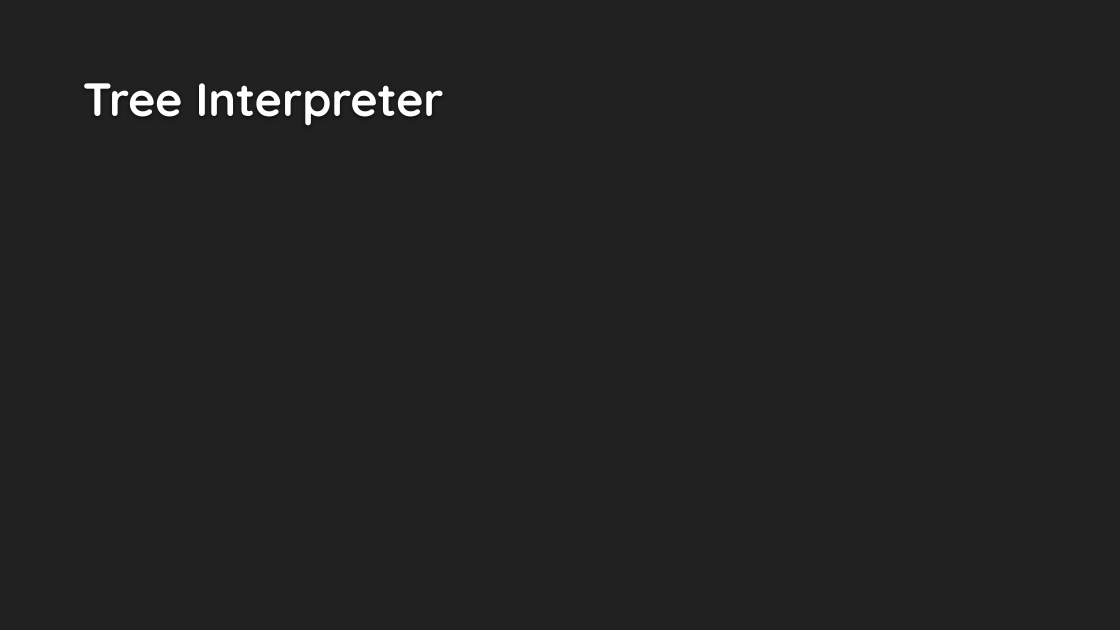
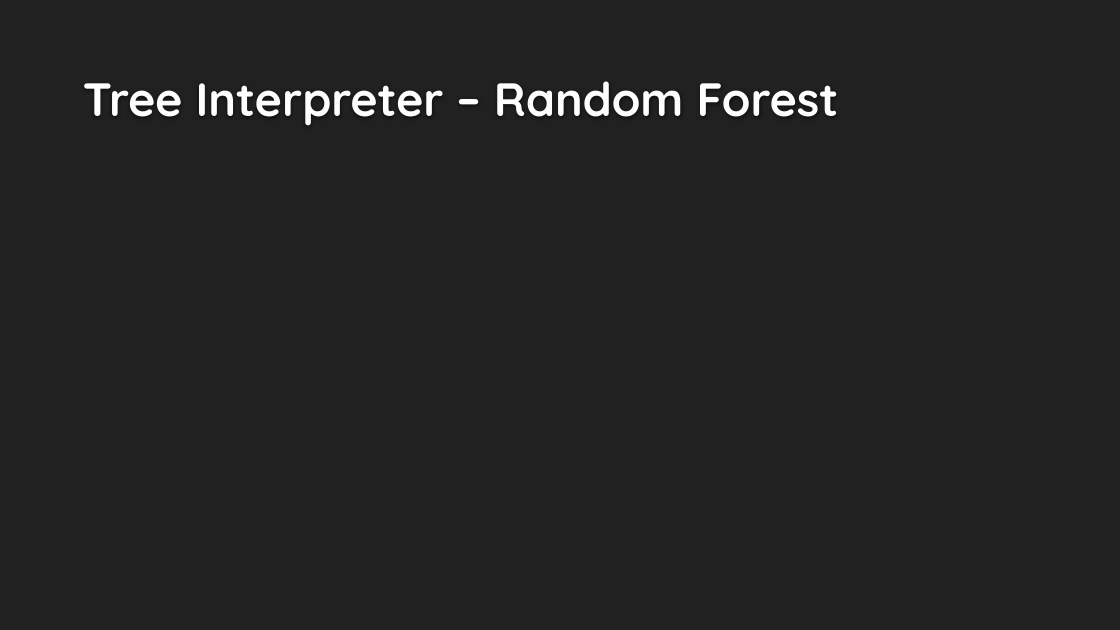
Before and after one commit to EricSchles/algorithmic_bias, a slide deck: slide 41 of Understanding Bias Via Interpretability.pptx (slide 36 before the commit). Drawn at 1120x630 pixels with LibreOffice and Linux fonts; fonts in the diff are those of the drawing; background and template pictures are left out. Boxes give left, top, right and bottom in pixels: in the first picture for what was removed or moved away, otherwise in the second. Text is boxed around its words. In the diff, an @@ line names an element or a change of style, - is before the commit and + after.

```diff
--- a/Understanding Bias Via Interpretability.pptx
+++ b/Understanding Bias Via Interpretability.pptx
@@ title at (x1=83, y1=81, x2=839, y2=126): text changed @@
-Tree Interpreter
+Tree Interpreter – Random Forest
```
Also in this commit, not shown: 4 other slides changed, 19 slides added, 6 slides removed, 13 other files.
